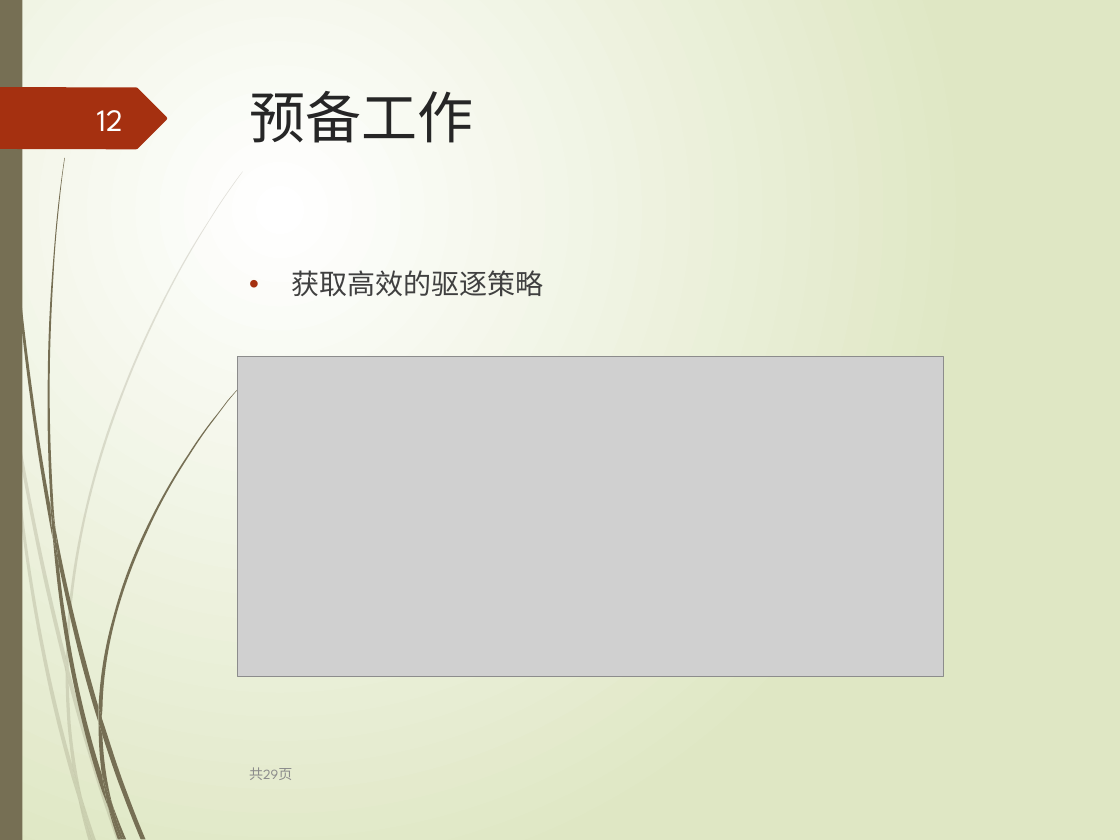
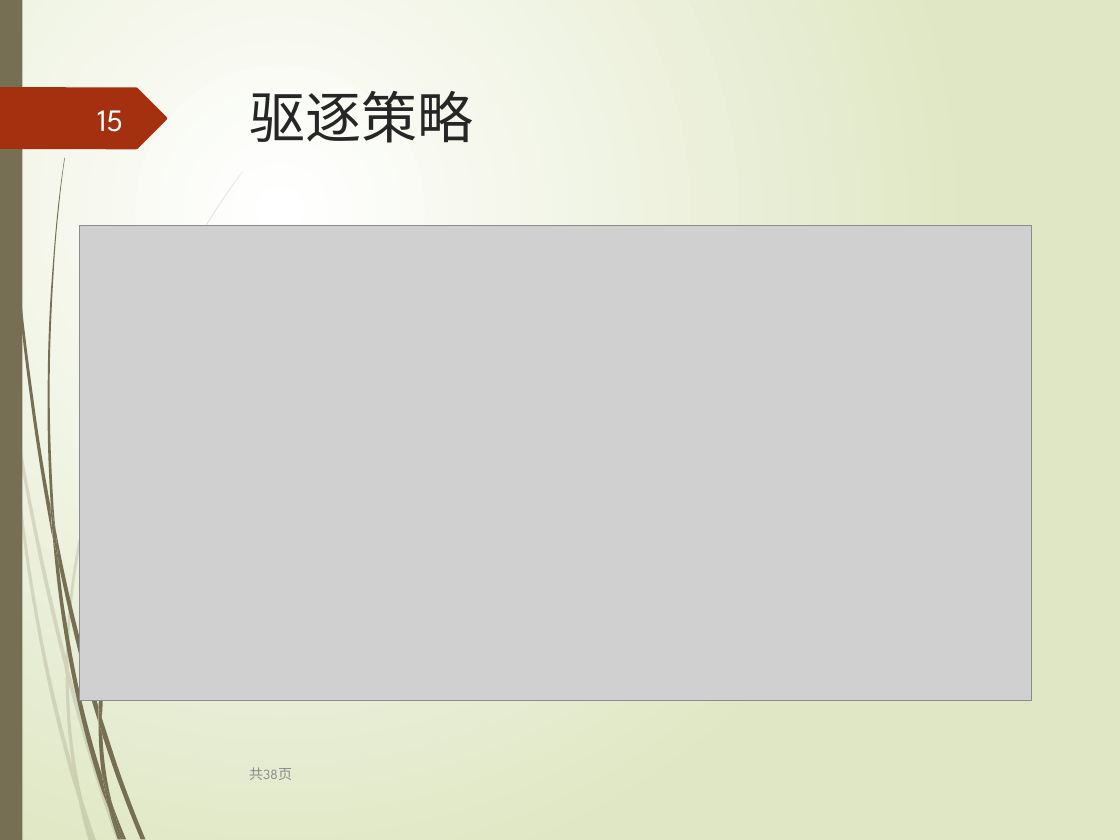
Before and after one commit to leborn0101/graduation, a slide deck: slide 15 of 毕业答辩.pptx (slide 12 before the commit). Drawn at 1120x840 pixels with LibreOffice and Linux fonts; fonts in the diff are those of the drawing; grey boxes stand for pictures. Boxes give left, top, right and bottom in pixels: in the first picture for what was removed or moved away, otherwise in the second. Text is boxed around its words. In the diff, an @@ line names an element or a change of style, - is before the commit and + after.

```diff
--- a/毕业答辩.pptx
+++ b/毕业答辩.pptx
@@ page number at bbox=[97, 110, 123, 132]: text changed @@
-12
+15
@@ title at bbox=[249, 91, 473, 143]: text changed @@
-预备工作
+驱逐策略
@@ picture: place and size @@
-picture at bbox=[237, 356, 943, 676]
+picture at bbox=[80, 226, 1032, 701]
@@ text removed at bbox=[291, 270, 543, 297] @@
-• 获取高效的驱逐策略
@@ text at bbox=[249, 767, 292, 780]: text changed @@
-共29页
+共38页
```
Also in this commit, not shown: 19 other slides changed, 18 slides added, 9 slides removed, 1 other file.
